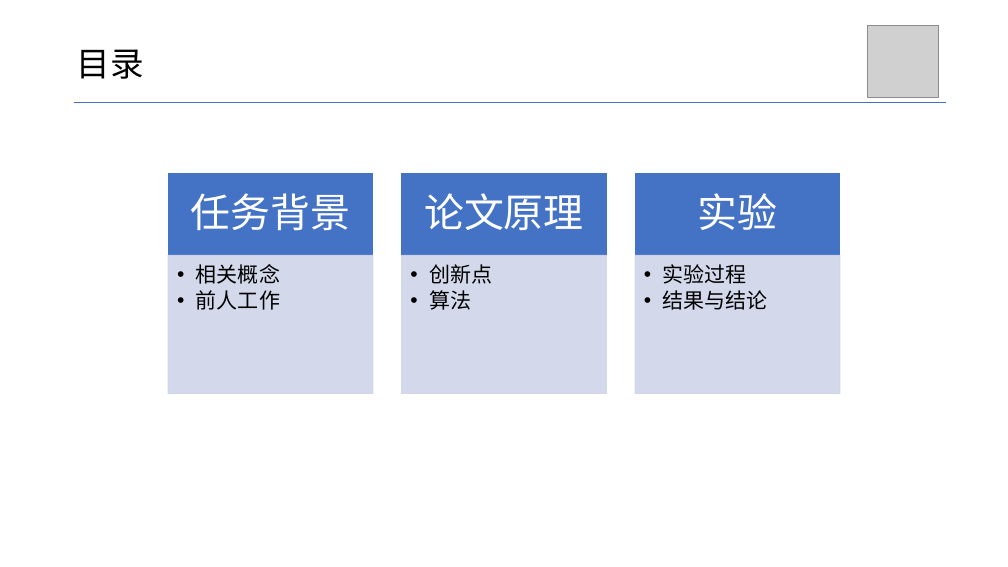
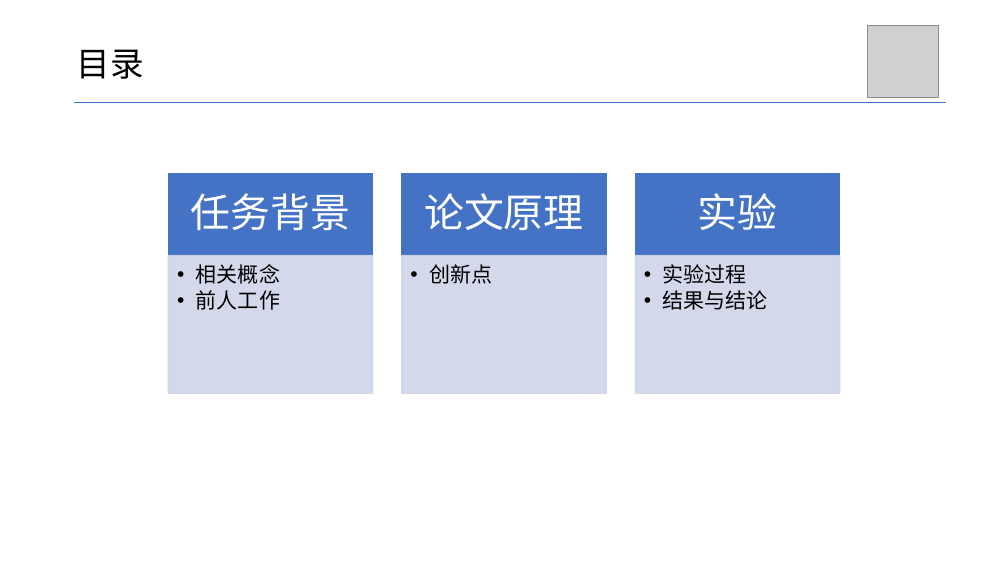
Before and after one commit to Grimm114514/cv-homework, a slide deck: slide 2 of 文献阅读/张宗桪-.pptx. Drawn at 1008x567 pixels with LibreOffice and Linux fonts; fonts in the diff are those of the drawing; grey boxes stand for pictures. Boxes give left, top, right and bottom in pixels: in the first picture for what was removed or moved away, otherwise in the second. Text is boxed around its words. In the diff, an @@ line names an element or a change of style, - is before the commit and + after.

```diff
--- a/文献阅读/张宗桪-.pptx
+++ b/文献阅读/张宗桪-.pptx
@@ text at (x1=429, y1=290, x2=471, y2=310): paragraph removed @@
-  • 算法
```
Also in this commit, not shown: 3 other slides changed, 4 slides added, 1 slide removed, 3 other files.
